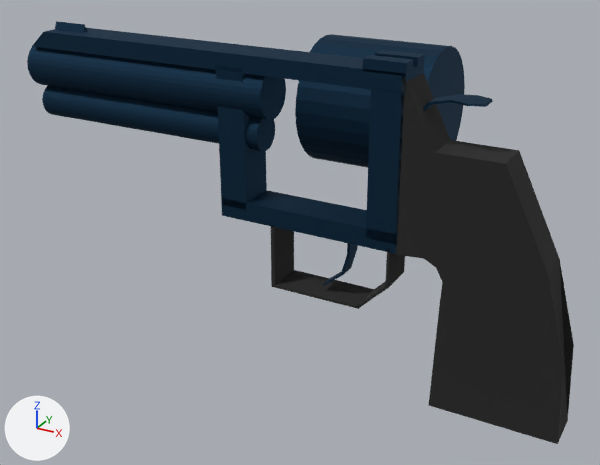
Renders of the OBJ model data/weapon-revolver/revolver0026.obj from each side of a commit.
Camera for both pictures: a 50 mm lens placed at (4.07, -6.65, 2.93), pointed at (0.05, 0.68, -0.73). The lights are fixed; the arrows at lower left show +X, +Y and +Z. Where no turn or scale is listed for an object, it has been applied to the vertices.

Before the edit, the objects in view are built like this:
```python
ob_bulletcylinder = bpy.data.objects.new('bulletCylinder', me_bulletcylinder)
ob_bulletcylinder.location = (0.0, 0.0, 0.0)
ob_cube = bpy.data.objects.new('Cube', me_cube)
ob_cube.location = (0.0, 0.0, 0.0)
ob_cube_004 = bpy.data.objects.new('Cube.004', me_cube_004)
ob_cube_004.location = (0.0, 0.0, 0.0)
ob_triggerguard = bpy.data.objects.new('triggerGuard', me_triggerguard)
ob_triggerguard.location = (0.0, 0.0, 0.0)
ob_triggerguard_001 = bpy.data.objects.new('triggerGuard.001', me_triggerguard_001)
ob_triggerguard_001.location = (0.0, 0.0, 0.0)
ob_triggerguard_002 = bpy.data.objects.new('triggerGuard.002', me_triggerguard_002)
ob_triggerguard_002.location = (0.0, 0.0, 0.0)
# also in view: 'upperFrame' at (-0.6, 0.0, 0.58); 'Cube.002' at (-0.23, 0.0, 0.53); 'cleaningRod' at (-1.33, 0.0, 0.58); 'Cube.003' at (1.34, 0.0, 1.4); 'barrel' at (-1.33, 0.0, 0.97)
```
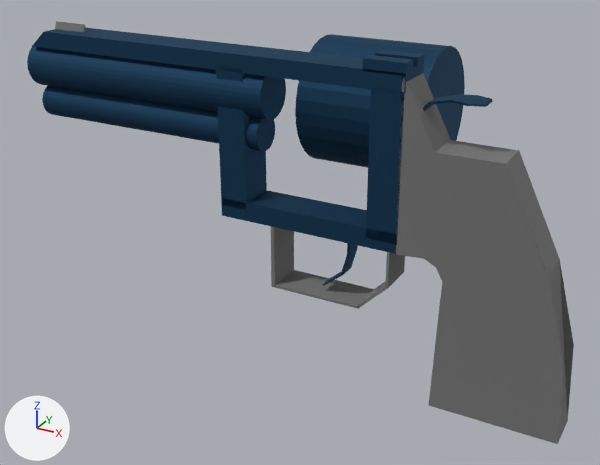
The newer file is also rescaled (x0.5) as a whole; pictures and numbers use the older file's frame.

What differs and where, as boxes [x1, y1, x2, y2] in the pictures (600 x 465 px):
'Cube', recoloured (black to grey)
    both: [271, 73, 574, 444]
'triggerGuard.002', recoloured (black to grey)
    both: [274, 270, 374, 309]
'triggerGuard', recoloured (black to grey)
    both: [385, 249, 405, 289]
'Cube.004', recoloured
    both: [55, 21, 87, 32]
'triggerGuard.001', recoloured (black to grey)
    both: [357, 281, 387, 308]

The change in detail:
Material 'Material' (mat_material) changes colour from black #2a2a2a to grey #888888; in linear values from (0.0232, 0.0232, 0.0232) to (0.247, 0.247, 0.247).
